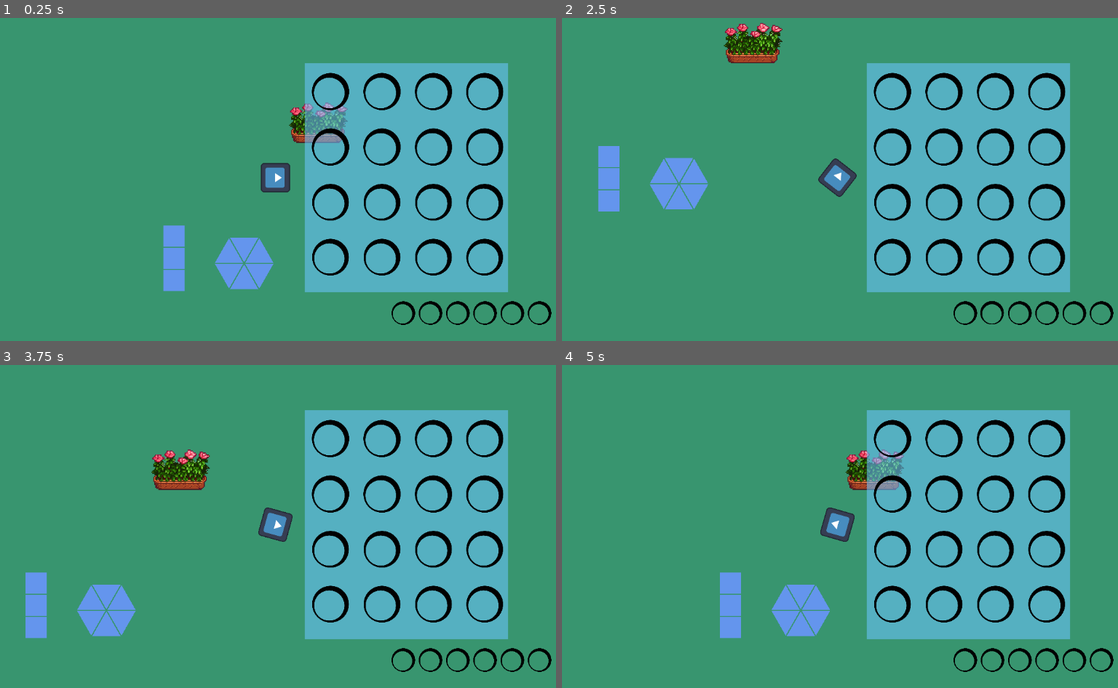
Above: before the commit, frames 1-4 (two rows, left to right).
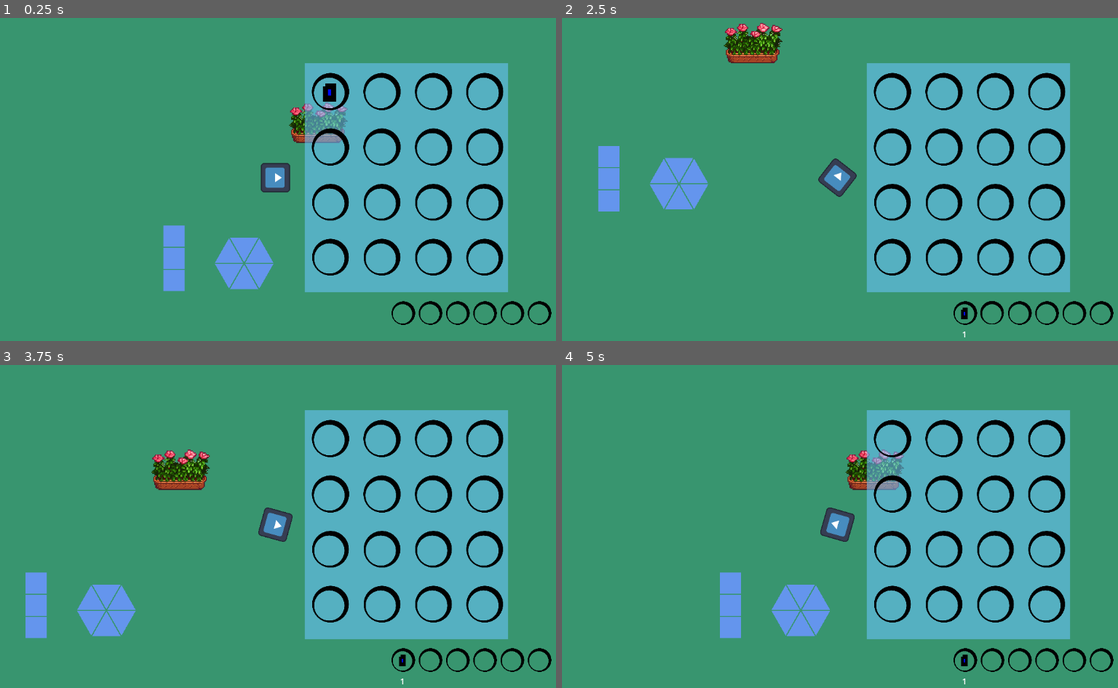
Above: after the commit, the same moments.

Repository: TheodoreVrel/DreamGarden
Game: Godot game, scene res://Scenes/GameManager/GameManager.tscn
Same seed, same stepped clock (60 frames per second), same inputs: the game is played once before the commit and once after it. The engine's default icon, where the game draws it, is replaced by a stand-in: a white triangle on a blue panel in a dark square.
Inputs (mouse positions are in pixels of both pictures, inside the frame that each line leads up to):
- Up to frame 1 (0.25 s): no input
- Up to frame 2 (2.5 s): move the mouse to (967, 160) at 0.52 s; hold D (move_right) 0.53-1.28 s; click (967, 160) at 0.6 s; move the mouse to (723, 192) at 1.27 s; hold S (move_down) 1.28-2.03 s; click (723, 192) at 1.35 s; move the mouse to (895, 105) at 2.02 s; hold D (move_right) from 2.03 s (still down); tap Mouse wheel down (scroll_down) at 2.1 s; click (895, 105) at 2.3 s
- Up to frame 3 (3.75 s): move the mouse to (244, 591) at 2.77 s; release D (move_right) at 2.78 s; hold Z (move_up) 2.78-3.53 s; tap Mouse wheel up (scroll_up) at 2.85 s; click (244, 591) at 3.05 s; move the mouse to (450, 574) at 3.52 s; hold Q (move_left) from 3.53 s (still down); click (450, 574) at 3.6 s
- Up to frame 4 (5 s): keep holding Q (move_left); move the mouse to (662, 474) at 4.27 s; click (662, 474) at 4.35 s

The runs differ from the first frame. In frame 1, 0.1% of the frame differs, in the area x 57-61%, y 20-26%; in frame 2, less than 0.1%; in frame 3, less than 0.1%; in frame 4, less than 0.1%.
Error before the commit: Invalid access to property or key 'flower_in_slot' on a base object of type 'VBoxContainer (InventorySlot)'. (res://Scenes/ShopGrid/ShopGrid.gd:23)

Commit message:
Before refacto for stat handling

Diff:
--- a/Scenes/Garden/garden.gd
+++ b/Scenes/Garden/garden.gd
@@ -1,6 +1,6 @@
 extends Node2D
 
-var planted_flowers: int = 0 #maybe redundant since planting zones will handle the flower info
+var planted_flowers: float = 0 #maybe redundant since planting zones will handle the flower info
 var garden_planting_zones: Array
 
 
@@ -43,7 +43,7 @@
 
 
 func on_plant_in_zone_growth_end():
-	await get_tree().create_timer(1)
+	await get_tree().create_timer(0.2)
 	calculate_garden_stats()
 
 func calculate_garden_stats():
@@ -53,13 +53,15 @@
 	for zone in $PlantingZones.get_children():
 		var flower = zone.flower_in_zone
 		if flower:
-			#print("============= ", flower.info["stats"])
+			print("Stat - ", flower.info["stats"])
 			for stat in flower.info["stats"]:
 				garden_stats_total[stat] += flower.info["stats"][stat]
-				#print("total_______________________",garden_stats_total[stat])
+				print("total_______________________",garden_stats_total[stat])
 	for stat in garden_stats_average:
-		garden_stats_average[stat] = garden_stats_total[stat] / planted_flowers
-	#print(garden_stats_average, " = ", garden_stats_total, " / ",planted_flowers)
+		garden_stats_average[stat] = float(garden_stats_total[stat] / planted_flowers)
+	print(": Average : ", garden_stats_average)
+	print(": Total : ", garden_stats_total)
+	print(": Number of flowers :", planted_flowers)
 	stats_updated.emit(garden_stats_average)
 
 func new_planting_zone(zone: PlantingZone):
--- a/Scenes/Inventory/Inventory.gd
+++ b/Scenes/Inventory/Inventory.gd
@@ -135,6 +135,6 @@
 
 
 func on_inventory_slot_hovered(slot):
-	print("inventory slot to hover : ", slot)
+	#print("inventory slot to hover : ", slot)
 	hovered_slot = slot
-	print("slot now hovered = ", slot)
+	#print("slot now hovered = ", slot)
--- a/Scenes/NPCController/Sandman.tscn
+++ b/Scenes/NPCController/Sandman.tscn
@@ -37,18 +37,18 @@
 "growth_time": 1.0,
 "rain_multiplier": 1.3,
 "stats": {
-"anger": -2,
+"anger": -5,
 "contemplation": 0,
 "hope": 0,
-"joy": 2,
+"joy": 3,
 "love": 0,
 "lust": 0,
 "patience": 0,
-"pride": 0,
+"pride": 1,
 "relief": 0,
 "sorrow": 0,
 "trust": 0,
-"zeal": 1
+"zeal": 4
 },
 "sun_multiplier": 1.5
 }
--- a/Scenes/Planting Zone/planting_zone.gd
+++ b/Scenes/Planting Zone/planting_zone.gd
@@ -93,7 +93,7 @@
 		growth_timer.start()
 		print("timer started")
 	else:
-		print("growth end")
+		print("growth end, ", self)
 		growth_end.emit()
 
 func _on_growth_timer_timeout():
--- a/Scenes/ShopGrid/ShopGrid.gd
+++ b/Scenes/ShopGrid/ShopGrid.gd
@@ -2,22 +2,37 @@
 
 
 var hovered_slot : InventorySlot
+@onready var shop_flower : Flower = $Flower
+
 
 signal bought_flower
 
 func _ready():
 	for slot in find_child("Grid").get_children():
 		slot.connect("hovered", on_area_entered)
+	add_flower_to_shop(shop_flower)
 
 func _process(delta):
 	if Input.is_action_just_released("left_click") and hovered_slot:
 		clicked_on_slot()
-	pass
 
 func on_area_entered(slot):
 	hovered_slot = slot
 	#print("i", slot)
 
 func clicked_on_slot():
-	hovered_slot.remove_flower()
-	bought_flower.emit(hovered_slot.flower_in_slot)
+	if hovered_slot.slotted_flower:
+		bought_flower.emit(hovered_slot.slotted_flower)
+		hovered_slot.remove_flower()
+
+
+func add_flower_to_shop(flower : Flower):
+	get_first_empty_slot().add_flower_to_slot(flower)
+
+func get_first_empty_slot() :
+	for slot_int in range($Grid.get_child_count()):
+		#print("slot ", slot)
+		if $Grid.get_child(slot_int).slotted_flower == null:
+			#print("found empty slot ", container.get_child(slot).slotted_flower, " | slot number ", slot)
+			return $Grid.get_child(slot_int)
+	return null
--- a/Scenes/ShopGrid/shop_grid.tscn
+++ b/Scenes/ShopGrid/shop_grid.tscn
@@ -1,7 +1,8 @@
-[gd_scene load_steps=3 format=3 uid="uid://ct72ybvsior3c"]
+[gd_scene load_steps=4 format=3 uid="uid://ct72ybvsior3c"]
 
 [ext_resource type="Script" path="res://Scenes/ShopGrid/ShopGrid.gd" id="1_stsbo"]
 [ext_resource type="PackedScene" uid="uid://cw37aubypcast" path="res://Scenes/Inventory/InventorySlot.tscn" id="2_uqvvj"]
+[ext_resource type="PackedScene" uid="uid://l68djswjsttx" path="res://Scenes/Flower/flower.tscn" id="3_rgok6"]
 
 [node name="ShopGrid" type="Control"]
 layout_mode = 3
@@ -110,3 +111,27 @@
 layout_mode = 2
 size_flags_horizontal = 7
 size_flags_vertical = 7
+
+[node name="Flower" parent="." instance=ExtResource("3_rgok6")]
+visible = false
+growth_stage = -1
+info = {
+"flower_name": "Poppy",
+"growth_time": 5.0,
+"rain_multiplier": 1.3,
+"stats": {
+"anger": 0,
+"contemplation": 4,
+"hope": 0,
+"joy": 4,
+"love": 0,
+"lust": 0,
+"patience": 0,
+"pride": -4,
+"relief": 0,
+"sorrow": 4,
+"trust": 0,
+"zeal": 0
+},
+"sun_multiplier": 1.5
+}
--- a/Scenes/UIManager/GardenUI.tscn
+++ b/Scenes/UIManager/GardenUI.tscn
@@ -106,83 +106,83 @@
 custom_minimum_size = Vector2(0, 30.335)
 layout_mode = 2
 size_flags_horizontal = 3
-step = 1.0
+step = 0.1
 value = 10.0
 
 [node name="ReliefProgressBar" type="ProgressBar" parent="HBoxContainer/StatValueVBoxContainer"]
 custom_minimum_size = Vector2(0, 30.335)
 layout_mode = 2
 size_flags_horizontal = 3
-step = 1.0
+step = 0.1
 value = 10.0
 
 [node name="PrideProgressBar" type="ProgressBar" parent="HBoxContainer/StatValueVBoxContainer"]
 custom_minimum_size = Vector2(0, 30.335)
 layout_mode = 2
 size_flags_horizontal = 3
-step = 1.0
+step = 0.1
 value = 10.0
 
 [node name="LustProgressBar" type="ProgressBar" parent="HBoxContainer/StatValueVBoxContainer"]
 custom_minimum_size = Vector2(0, 30.335)
 layout_mode = 2
 size_flags_horizontal = 3
-step = 1.0
+step = 0.1
 value = 10.0
 
 [node name="PatienceProgressBar" type="ProgressBar" parent="HBoxContainer/StatValueVBoxContainer"]
 custom_minimum_size = Vector2(0, 30.335)
 layout_mode = 2
 size_flags_horizontal = 3
-step = 1.0
+step = 0.1
 value = 10.0
 
 [node name="JoyProgressBar" type="ProgressBar" parent="HBoxContainer/StatValueVBoxContainer"]
 custom_minimum_size = Vector2(0, 30.335)
 layout_mode = 2
 size_flags_horizontal = 3
-step = 1.0
+step = 0.1
 value = 10.0
 
 [node name="SorrowProgressBar" type="ProgressBar" parent="HBoxContainer/StatValueVBoxContainer"]
 custom_minimum_size = Vector2(0, 30.335)
 layout_mode = 2
 size_flags_horizontal = 3
-step = 1.0
+step = 0.1
 value = 10.0
 
 [node name="AngerProgressBar" type="ProgressBar" parent="HBoxContainer/StatValueVBoxContainer"]
 custom_minimum_size = Vector2(0, 30.335)
 layout_mode = 2
 size_flags_horizontal = 3
-step = 1.0
+step = 0.1
 value = 10.0
 
 [node name="TrustProgressBar" type="ProgressBar" parent="HBoxContainer/StatValueVBoxContainer"]
 custom_minimum_size = Vector2(0, 30.335)
 layout_mode = 2
 size_flags_horizontal = 3
-step = 1.0
+step = 0.1
 value = 10.0
 
 [node name="HopeProgressBar" type="ProgressBar" parent="HBoxContainer/StatValueVBoxContainer"]
 custom_minimum_size = Vector2(0, 30.335)
 layout_mode = 2
 size_flags_horizontal = 3
-step = 1.0
+step = 0.1
 value = 10.0
 
 [node name="ZealProgressBar" type="ProgressBar" parent="HBoxContainer/StatValueVBoxContainer"]
 custom_minimum_size = Vector2(0, 30.335)
 layout_mode = 2
 size_flags_horizontal = 3
-step = 1.0
+step = 0.1
 value = 10.0
 
 [node name="ContemplationProgressBar" type="ProgressBar" parent="HBoxContainer/StatValueVBoxContainer"]
 custom_minimum_size = Vector2(0, 30.335)
 layout_mode = 2
 size_flags_horizontal = 3
-step = 1.0
+step = 0.1
 rounded = true
 allow_lesser = true
--- a/project.godot
+++ b/project.godot
@@ -12,29 +12,29 @@
 
 config/name="Butterfly Dreams"
 run/main_scene="res://Scenes/GameManager/GameManager.tscn"
-config/features=PackedStringArray("4.2", "Forward Plus")
+config/features=PackedStringArray("4.3", "Forward Plus")
 config/icon="res://Assets/icon.svg"
 
 [input]
 
 move_up={
 "deadzone": 0.5,
-"events": [Object(InputEventKey,"resource_local_to_scene":fa …(169 unchanged characters)… l_keycode":0,"key_label":0,"unicode":0,"echo":false,"script":null)
+"events": [Object(InputEventKey,"resource_local_to_scene":fa …(169 unchanged characters)… l_keycode":0,"key_label":0,"unicode":0,"location":0,"echo":false,"script":null)
 ]
 }
 move_left={
 "deadzone": 0.5,
-"events": [Object(InputEventKey,"resource_local_to_scene":fa …(172 unchanged characters)… keycode":0,"key_label":0,"unicode":113,"echo":false,"script":null)
+"events": [Object(InputEventKey,"resource_local_to_scene":fa …(172 unchanged characters)… keycode":0,"key_label":0,"unicode":113,"location":0,"echo":false,"script":null)
 ]
 }
 move_down={
 "deadzone": 0.5,
-"events": [Object(InputEventKey,"resource_local_to_scene":fa …(172 unchanged characters)… eycode":83,"key_label":0,"unicode":115,"echo":false,"script":null)
+"events": [Object(InputEventKey,"resource_local_to_scene":fa …(172 unchanged characters)… eycode":83,"key_label":0,"unicode":115,"location":0,"echo":false,"script":null)
 ]
 }
 move_right={
 "deadzone": 0.5,
-"events": [Object(InputEventKey,"resource_local_to_scene":fa …(172 unchanged characters)… eycode":68,"key_label":0,"unicode":100,"echo":false,"script":null)
+"events": [Object(InputEventKey,"resource_local_to_scene":fa …(172 unchanged characters)… eycode":68,"key_label":0,"unicode":100,"location":0,"echo":false,"script":null)
 ]
 }
 left_click={
